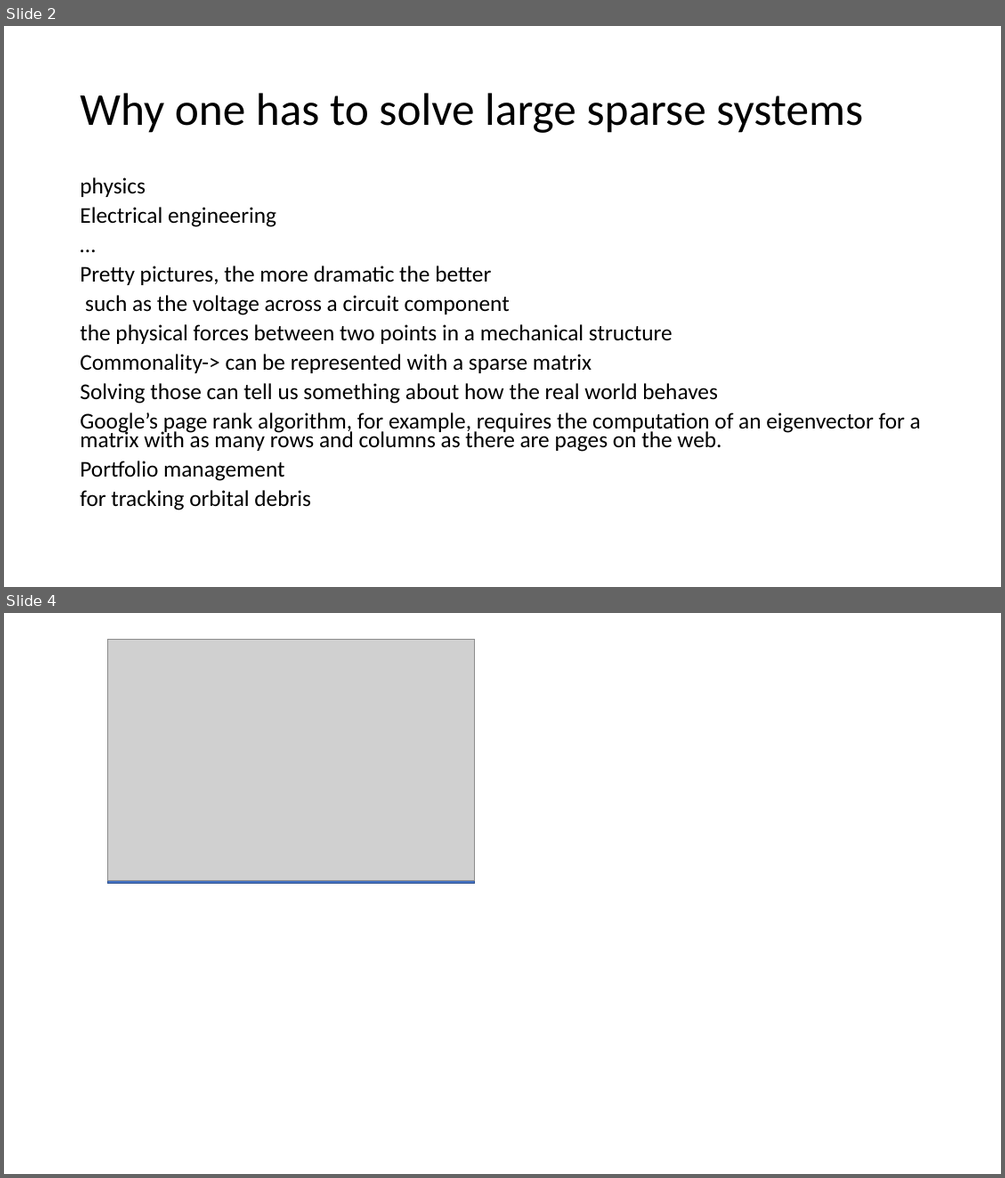
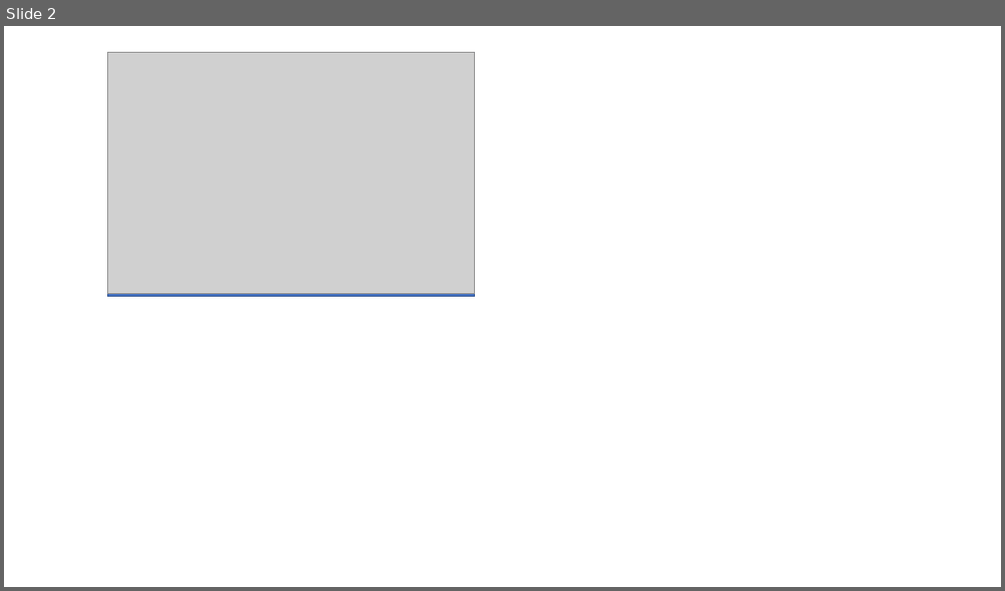
Before and after one commit to TheSlimvReal/PSE---LA-meets-ML, a slide deck: Final Presentation/La meets ML.pptx. Shown one above the other, each under a label of ours: slides 2 and 4 before the commit, slide 2 after it; the slides between them are not shown. The pictures are 1005x1178 and 1005x591 pixels, drawn with LibreOffice and Linux fonts; fonts in the diff are those of the drawing; grey boxes stand for pictures. Boxes give left, top, right and bottom in pixels: in the first picture for what was removed or moved away, otherwise in the second. Text is boxed around its words. In the diff, an @@ line names an element or a change of style, - is before the commit and + after.

```diff
--- a/Final Presentation/La meets ML.pptx
+++ b/Final Presentation/La meets ML.pptx
@@ slide 2 removed at [4, 26, 1001, 587], background #FFFFFF @@
@@ title removed at [80, 93, 863, 133] @@
-Why one has to solve large sparse systems
@@ text removed at [80, 177, 921, 510] @@
-physics
-Electrical engineering
-…
-Pretty pictures, the more dramatic the better
-such as the voltage across a circuit component
-the physical forces between two points in a mechanical structure
-Commonality-> can be represented with a sparse matrix
-Solving those can tell us something about how the real world behaves
-Google’s page rank algorithm, for example, requires the computation of an eigenvector for a matrix with as many rows and columns as there are pages on the web.
-Portfolio management
-for tracking orbital debris
@@ what was slide 4 is now slide 2 @@
```
Also in this commit, not shown: 1 slide changed, 2 slides added, 3 other slides removed.
